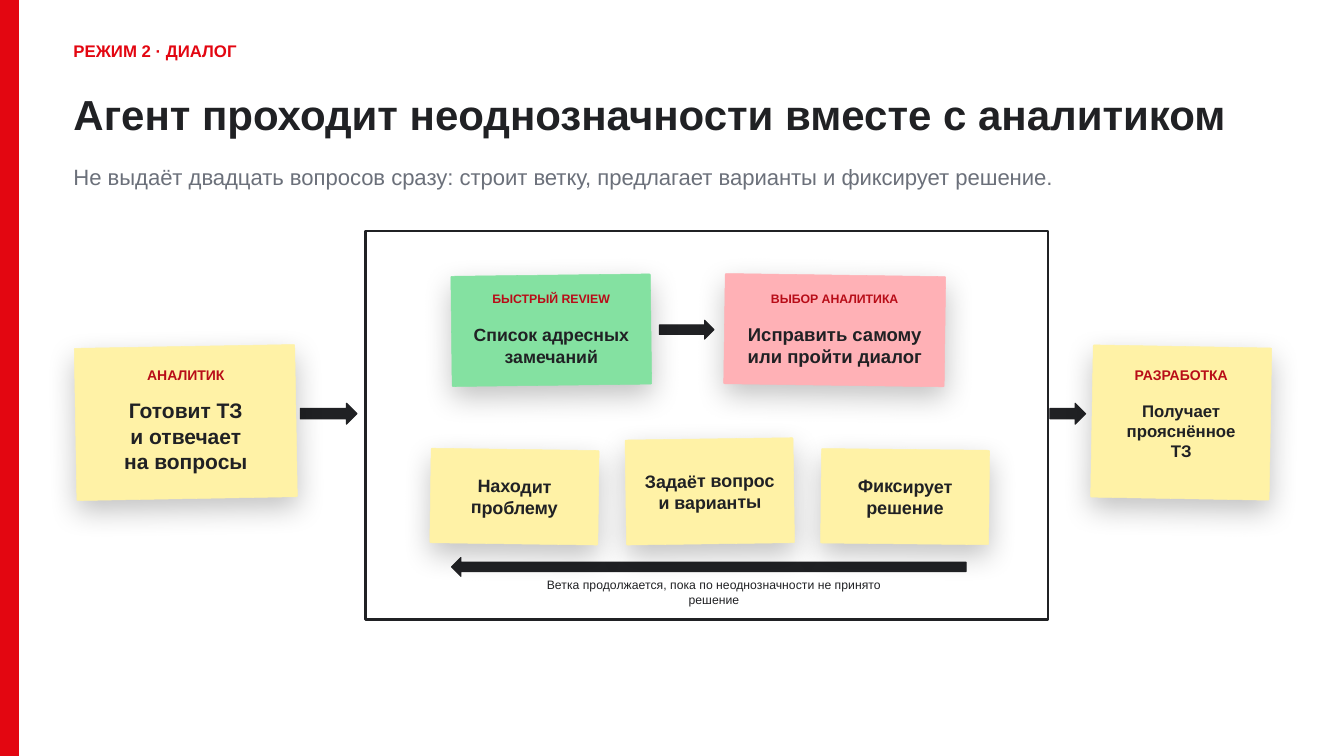
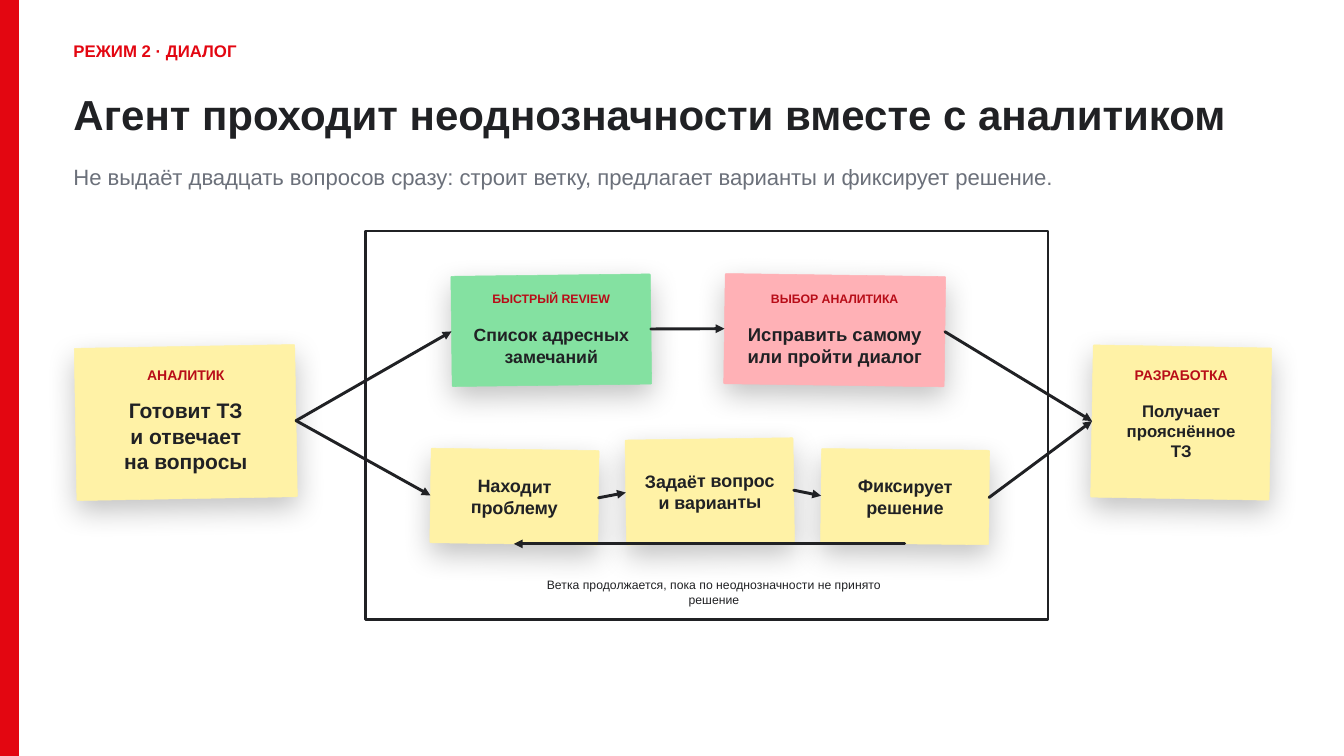
Before and after one commit to DanilaSaraev-git/MTS_TZ, a slide deck: slide 4 of output/presentations/AI-analytics-review-platform-MTS-DRAFT.pptx. Drawn at 1344x756 pixels with LibreOffice and Linux fonts; fonts in the diff are those of the drawing. Boxes give left, top, right and bottom in pixels: in the first picture for what was removed or moved away, otherwise in the second. Text is boxed around its words. In the diff, an @@ line names an element or a change of style, - is before the commit and + after.

Commit message:
draft: connect presentation process arrows

```diff
--- a/output/presentations/AI-analytics-review-platform-MTS-DRAFT.pptx
+++ b/output/presentations/AI-analytics-review-platform-MTS-DRAFT.pptx
@@ arrow added from (651, 329) to (725, 329), #202124 2.1 pt @@
@@ right arrow removed at (659,321,714,340) @@
@@ arrow added from (296, 420) to (452, 332), #202124 2.1 pt @@
@@ arrow added from (945, 332) to (1092, 421), #202124 2.1 pt @@
@@ right arrow removed at (300,403,357,424) @@
@@ right arrow removed at (1051,403,1086,424) @@
@@ arrow added from (296, 420) to (431, 496), #202124 2.1 pt @@
@@ arrow added from (989, 498) to (1092, 421), #202124 2.1 pt @@
@@ arrow added from (599, 498) to (626, 493), #202124 2.1 pt @@
@@ arrow added from (793, 490) to (822, 496), #202124 2.1 pt @@
@@ left arrow removed at (452,558,966,577) @@
@@ arrow added from (904, 544) to (514, 544), #202124 2.1 pt @@
```
Also in this commit, not shown: 3 other slides changed.
